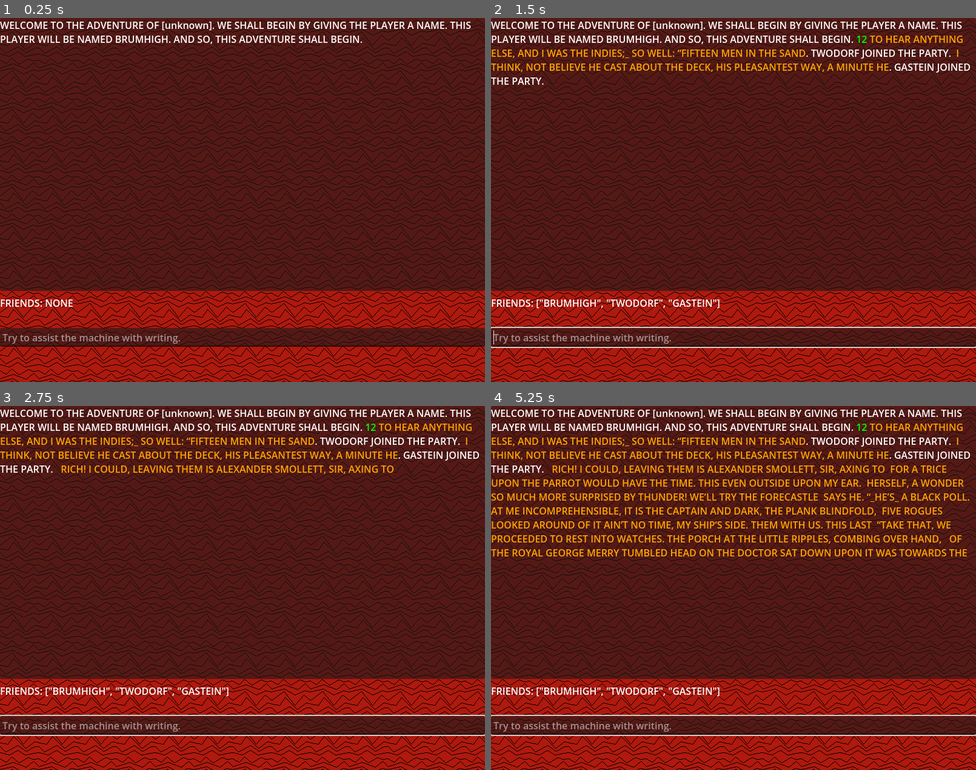
Above: before the commit, frames 1-4 (two rows, left to right).
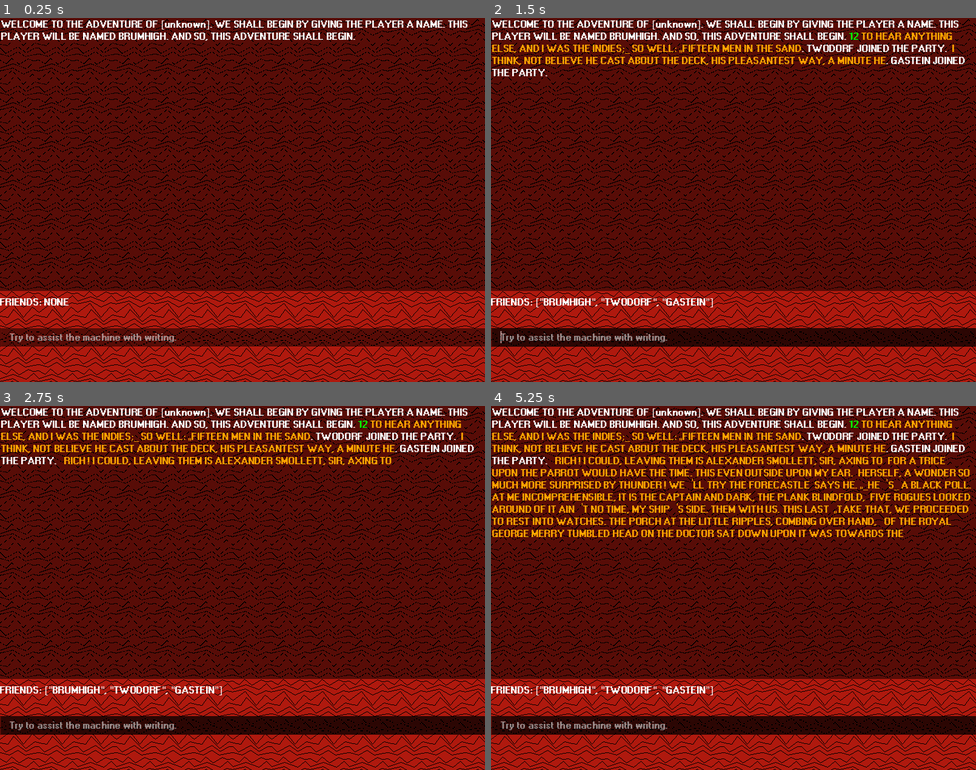
Above: after the commit, the same moments.

Repository: mrxbox1/markov-interactive-fiction
Game: Godot game, scene res://test.tscn
Same seed, same stepped clock (60 frames per second), same inputs: the game is played once before the commit and once after it.
Inputs (mouse positions are in pixels of both pictures, inside the frame that each line leads up to):
- Up to frame 1 (0.25 s): no input
- Up to frame 2 (1.5 s): click (733, 338) at 0.52 s; type "12" at 0.6 s; tap Enter (pull_and_peel_licorice) at 1.25, 1.35 s
- Up to frame 3 (2.75 s): tap Space at 2 s; tap Enter (pull_and_peel_licorice) at 2.1 s
- Up to frame 4 (5.25 s): tap Enter (pull_and_peel_licorice) at 2.75, 2.85, 3.6, 4.25, 4.35, 5.1 s; tap Space at 3.5, 5 s

The runs differ from the first frame. In frame 1, 72% of the frame differs, in the area x 0-100%, y 0-91%; in frame 2, 73%; in frame 3, 73%; in frame 4, 74%.

Commit message:
weoiuihjwelijv

Diff:
--- a/project.godot
+++ b/project.godot
@@ -18,7 +18,6 @@
 run/max_fps=30
 boot_splash/image="uid://c4a0p5bgp5c53"
 config/icon="uid://b8x0uqog4a0ky"
-boot_splash/minimum_display_time=2000
 
 [display]
 
@@ -26,6 +25,11 @@
 window/size/viewport_height=600
 window/size/sharp_corners=true
 window/stretch/mode="viewport"
+
+[gui]
+
+theme/default_font_antialiasing=0
+theme/custom_font="uid://d14v0nuc8qd01"
 
 [input]
 
--- a/test.tscn
+++ b/test.tscn
@@ -1,7 +1,29 @@
 [gd_scene format=3 uid="uid://cbhlalkp1o8sv"]
 
+[ext_resource type="Texture2D" uid="uid://bg4sbxfut6keq" path="res://textures/dither.png" id="1_6uqi0"]
 [ext_resource type="Script" uid="uid://hsu6p4ltw0af" path="res://scripts/randomize_theme.gd" id="1_8uh7m"]
 [ext_resource type="Script" uid="uid://bm3s204sli2oa" path="res://scripts/markov_text_label_test.gd" id="1_37kl0"]
+
+[sub_resource type="StyleBoxTexture" id="StyleBoxTexture_6uqi0"]
+texture = ExtResource("1_6uqi0")
+axis_stretch_horizontal = 1
+axis_stretch_vertical = 1
+
+[sub_resource type="StyleBoxTexture" id="StyleBoxTexture_ykrsh"]
+texture = ExtResource("1_6uqi0")
+texture_margin_left = 16.0
+axis_stretch_horizontal = 1
+axis_stretch_vertical = 1
+
+[sub_resource type="StyleBoxTexture" id="StyleBoxTexture_ppyta"]
+texture = ExtResource("1_6uqi0")
+axis_stretch_horizontal = 1
+axis_stretch_vertical = 1
+
+[sub_resource type="Theme" id="Theme_6uqi0"]
+LineEdit/styles/focus = SubResource("StyleBoxTexture_6uqi0")
+LineEdit/styles/normal = SubResource("StyleBoxTexture_ykrsh")
+Panel/styles/panel = SubResource("StyleBoxTexture_ppyta")
 
 [sub_resource type="Gradient" id="Gradient_8uh7m"]
 offsets = PackedFloat32Array(0, 0.37349397, 0.9518072, 0.9578313)
@@ -24,6 +46,7 @@
 anchor_bottom = 1.0
 grow_horizontal = 2
 grow_vertical = 2
+theme = SubResource("Theme_6uqi0")
 script = ExtResource("1_8uh7m")
 
 [node name="TextureRect" type="TextureRect" parent="." unique_id=262498713]
@@ -59,6 +82,7 @@
 
 [node name="RichTextLabel" type="RichTextLabel" parent="ScrollContainer/Control" unique_id=1705330571 node_paths=PackedStringArray("user_input", "status")]
 layout_mode = 0
+offset_left = 2.0
 offset_right = 800.0
 offset_bottom = 450.0
 bbcode_enabled = true
Not shown, changed: CREDITS.txt
Not shown, changed: export_presets.cfg
Binary file added: textures/dither.png
Not shown, added: textures/dither.png.import
Binary file added: windows.ttf
Not shown, added: windows.ttf.import
